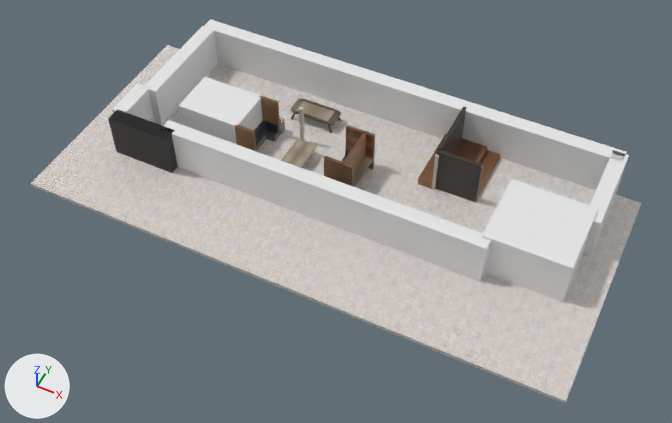
The OBJ model resources/models/TheDenCollisions.obj, before and after one commit.
Rendered twice from a 50 mm camera at (17.7, -36.8, 43.8) aimed at (0.0, -1.4, -0.4). Lighting does not change. The marker at lower left points along +X, +Y and +Z. Where no turn or scale is listed for an object, it has been applied to the vertices.

Objects in the first picture: 'Bottom', 'Bottom Left', 'Bottom Left.001', 'Bottom Right', 'Floor', 'Left', 'Mid Top.001', 'Middle Room', 'Middle right upper wall', 'Middle right upper wall.001', 'Middle right upper wall.002', 'Middle right upper wall.003', 'Middle right wall', 'Seeting.001', 'Theatrette -  Bottom.004', 'Theatrette -  Bottom.005', 'Theatrette -  Bottom.006', 'Theatrette - Bottom Left glass wall.002', 'Theatrette - glass wall.002', 'Top', 'Top Right', 'Top.018'.
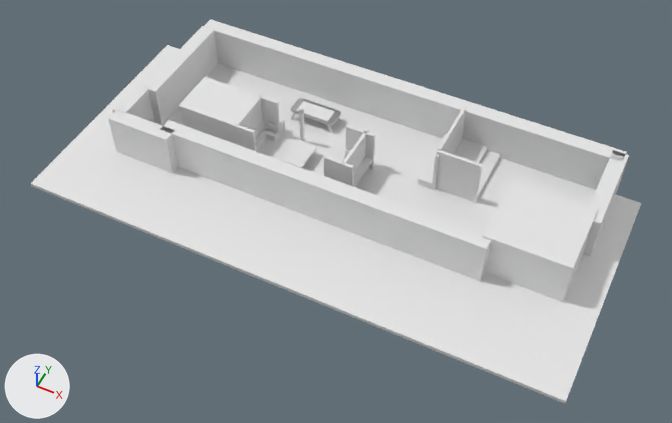
Changed parts and their boxes (x1, y1, x2, y2) in the pictures (672 x 423 px):
'Floor', recoloured (grey to white)
    both: (31, 45, 641, 403)
'Bottom Left.001', recoloured (black to grey)
    both: (108, 110, 178, 173)
'Theatrette - Bottom Left glass wall.002', recoloured (black to grey)
    both: (435, 150, 483, 203)
'Top.018', recoloured (brown to white)
    both: (290, 98, 341, 133)
'Middle right upper wall.001', recoloured (brown to grey)
    both: (324, 156, 354, 187)
'Theatrette - glass wall.002', recoloured (black to grey)
    both: (438, 106, 466, 154)
'Mid Top.001', recoloured (brown to white)
    both: (281, 139, 317, 168)
'Middle right upper wall', recoloured (brown to grey)
    both: (346, 125, 375, 170)
'Theatrette -  Bottom.006', recoloured (brown to grey)
    both: (453, 138, 488, 163)
'Seeting.001', recoloured (black to grey)
    both: (254, 120, 279, 153)
'Middle right upper wall.003', recoloured (brown to grey)
    both: (259, 96, 280, 136)
'Theatrette -  Bottom.005', recoloured (brown to white)
    both: (477, 150, 500, 199)
'Middle right wall', recoloured (brown to grey)
    both: (343, 131, 367, 173)
'Middle right upper wall.002', recoloured (brown to grey)
    both: (235, 125, 257, 152)
'Theatrette -  Bottom.004', recoloured (brown to white)
    both: (418, 134, 446, 189)

The change, as a diff of the scene's bpy script:
```diff
--- a/resources/models/TheDenCollisions.obj.py
+++ b/resources/models/TheDenCollisions.obj.py
@@ me_bottom_left_001 @@
 me_bottom_left_001.from_pydata(...)  # 8 vertices, 6 faces; spans x -15.37..-10.93, y -3.49..-2.49, z 0.0..3.0
-me_bottom_left_001.materials.append(mat_transparent75)  # picture img_transparent_75_png
+me_bottom_left_001.materials.append(mat_material_039)  # white #e7e7e7
@@ me_floor @@
 me_floor.from_pydata(...)  # 111 vertices, 93 faces; spans x -18.6..17.2, y -8.4..7.6, z -0.3..0.0
-me_floor.materials.append(mat_floor_001)  # picture img_floor_png
+me_floor.materials.append(mat_material_039)  # white #e7e7e7
@@ me_mid_top_001 @@
 me_mid_top_001.from_pydata(...)  # 12 vertices, 10 faces; spans x -4.73..-3.23, y 0.1..2.32, z 0.71..0.79
-me_mid_top_001.materials.append(mat_generic_walls_002)  # picture img_genericwalls_png
+me_mid_top_001.materials.append(mat_material_039)  # white #e7e7e7
@@ me_middle_right_upper_wall @@
 me_middle_right_upper_wall.from_pydata(...)  # 8 vertices, 6 faces; spans x -1.33..0.67, y 2.67..2.87, z 0.0..3.0
-me_middle_right_upper_wall.materials.append(mat_wood)  # picture img_wood_png
+me_middle_right_upper_wall.materials.append(mat_material_039)  # white #e7e7e7
@@ me_middle_right_upper_wall_001 @@
 me_middle_right_upper_wall_001.from_pydata(...)  # 8 vertices, 6 faces; spans x -1.33..0.67, y -0.45..-0.25, z 0.0..3.0
-me_middle_right_upper_wall_001.materials.append(mat_wood)  # picture img_wood_png
+me_middle_right_upper_wall_001.materials.append(mat_material_039)  # white #e7e7e7
@@ me_middle_right_upper_wall_002 @@
 me_middle_right_upper_wall_002.from_pydata(...)  # 8 vertices, 6 faces; spans x -7.72..-6.35, y -0.45..-0.25, z 0.0..3.0
-me_middle_right_upper_wall_002.materials.append(mat_wood)  # picture img_wood_png
+me_middle_right_upper_wall_002.materials.append(mat_material_039)  # white #e7e7e7
@@ me_middle_right_upper_wall_003 @@
 me_middle_right_upper_wall_003.from_pydata(...)  # 8 vertices, 6 faces; spans x -7.72..-6.35, y 2.67..2.87, z 0.0..3.0
-me_middle_right_upper_wall_003.materials.append(mat_wood)  # picture img_wood_png
+me_middle_right_upper_wall_003.materials.append(mat_material_039)  # white #e7e7e7
@@ me_middle_right_wall @@
 me_middle_right_wall.from_pydata(...)  # 8 vertices, 6 faces; spans x -0.09..0.11, y -0.42..2.85, z 0.0..3.0
-me_middle_right_wall.materials.append(mat_wood)  # picture img_wood_png
+me_middle_right_wall.materials.append(mat_material_039)  # white #e7e7e7
@@ me_seeting_001 @@
 me_seeting_001.from_pydata(...)  # 44 vertices, 40 faces; spans x -7.59..-6.35, y -0.33..2.74, z -0.03..1.0
-me_seeting_001.materials.append(mat_chairtexture_001)  # picture img_chairtexture_png
+me_seeting_001.materials.append(mat_material_039)  # white #e7e7e7
@@ me_theatrette____bottom_004 @@
 me_theatrette____bottom_004.from_pydata(...)  # 8 vertices, 6 faces; spans x 3.81..4.81, y 2.79..7.48, z 0.0..0.5
-me_theatrette____bottom_004.materials.append(mat_wood_002)  # picture img_wood_png
+me_theatrette____bottom_004.materials.append(mat_material_039)  # white #e7e7e7
@@ me_theatrette____bottom_005 @@
 me_theatrette____bottom_005.from_pydata(...)  # 8 vertices, 6 faces; spans x 5.84..7.75, y 3.13..7.48, z 0.0..0.3
-me_theatrette____bottom_005.materials.append(mat_wood_004)  # picture img_wood_png
+me_theatrette____bottom_005.materials.append(mat_material_039)  # white #e7e7e7
@@ me_theatrette____bottom_006 @@
 me_theatrette____bottom_006.from_pydata(...)  # 8 vertices, 6 faces; spans x 4.8..6.83, y 3.13..7.48, z 0.0..0.6
-me_theatrette____bottom_006.materials.append(mat_wood_004)  # picture img_wood_png
+me_theatrette____bottom_006.materials.append(mat_material_039)  # white #e7e7e7
@@ me_theatrette___bottom_left_glass_wall_002 @@
 me_theatrette___bottom_left_glass_wall_002.from_pydata(...)  # 8 vertices, 6 faces; spans x 4.81..7.76, y 2.94..3.14, z -1.42..3.25
-me_theatrette___bottom_left_glass_wall_002.materials.append(mat_darkwall_001)  # picture img_darkwall_png
+me_theatrette___bottom_left_glass_wall_002.materials.append(mat_material_039)  # white #e7e7e7
@@ me_theatrette___glass_wall_002 @@
 me_theatrette___glass_wall_002.from_pydata(...)  # 8 vertices, 6 faces; spans x 4.8..5.0, y 3.14..7.48, z -1.42..3.34
-me_theatrette___glass_wall_002.materials.append(mat_darkwall_001)  # picture img_darkwall_png
+me_theatrette___glass_wall_002.materials.append(mat_material_039)  # white #e7e7e7
@@ me_top_018 @@
 me_top_018.from_pydata(...)  # 312 vertices, 310 faces; spans x -6.56..-3.24, y 4.54..6.05, z -0.06..0.8
-me_top_018.materials.append(mat_generic_walls_004)  # picture img_genericwalls_png
+me_top_018.materials.append(mat_material_039)  # white #e7e7e7
```
